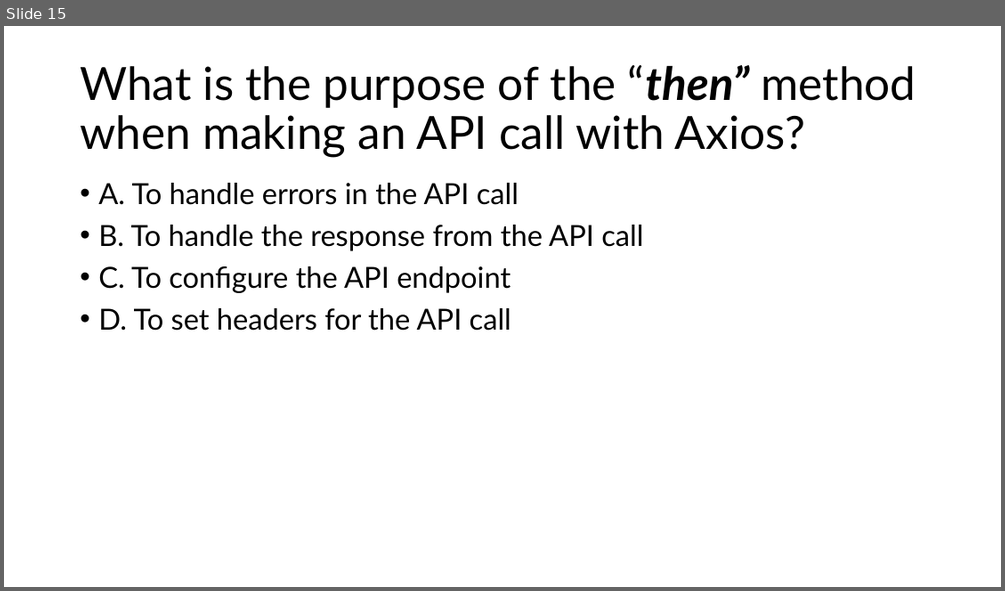
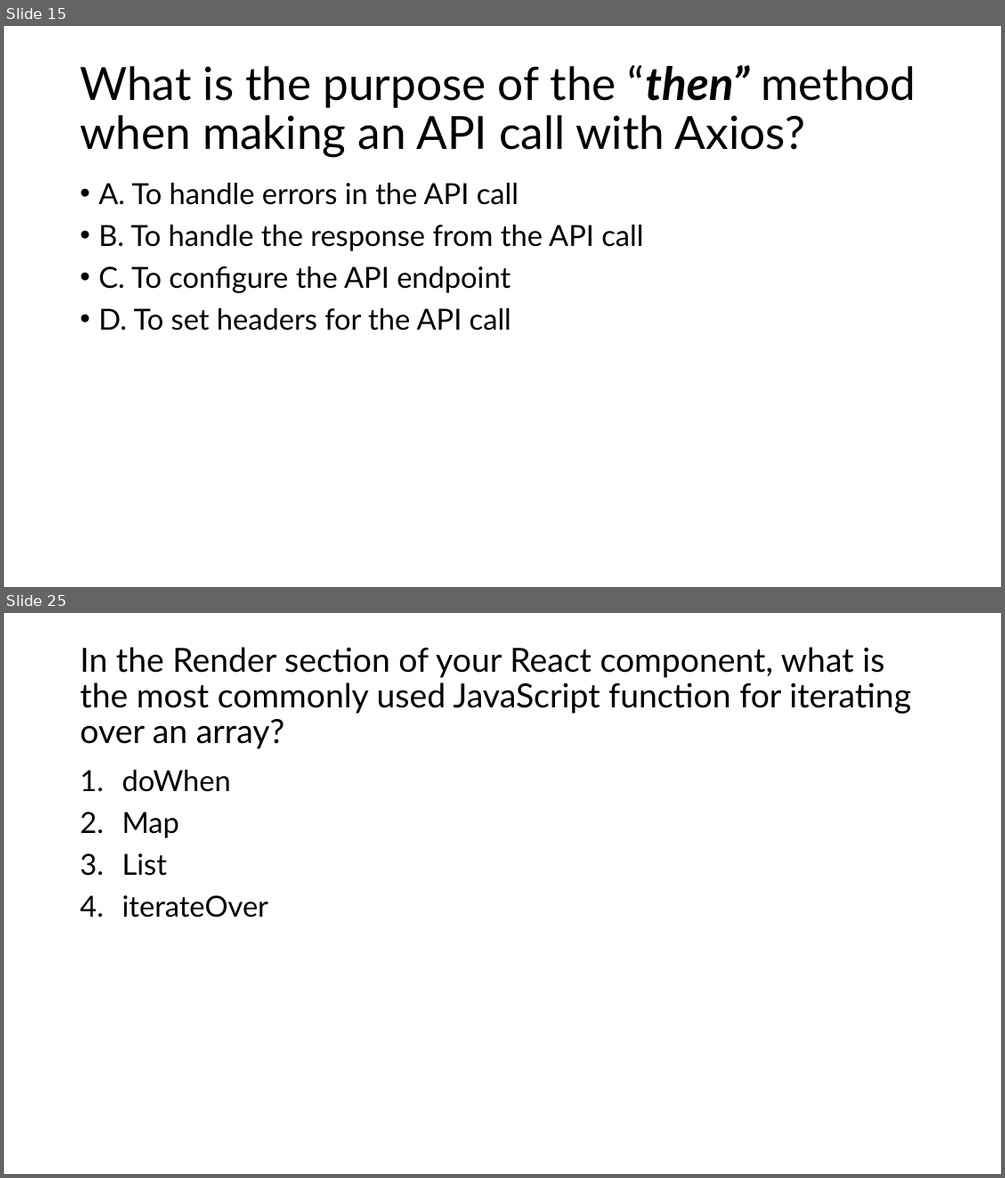
Before and after one commit to aniljos/FS-May-2024, a slide deck: Presentation/MCQ's.pptx. Shown one above the other, each under a label of ours: slide 15 before the commit, slides 15 and 25 after it; the slides between them are not shown. The pictures are 1005x591 and 1005x1178 pixels, drawn with LibreOffice and Linux fonts; fonts in the diff are those of the drawing. Boxes give left, top, right and bottom in pixels: in the first picture for what was removed or moved away, otherwise in the second. Text is boxed around its words. In the diff, an @@ line names an element or a change of style, - is before the commit and + after.

```diff
--- a/Presentation/MCQ's.pptx
+++ b/Presentation/MCQ's.pptx
@@ slide 25 added at [4, 613, 1001, 1174], background #FFFFFF @@
@@ title added at [80, 647, 911, 749], 32 pt, text #000000 @@
+In the Render section of your React component, what is the most commonly used JavaScript function for iterating over an array?
@@ text added at [122, 770, 268, 917], 28 pt, text #000000 @@
+1. doWhen
+2. Map
+3. List
+4. iterateOver
```
Also in this commit, not shown: 14 other slides added, 10 other files.
